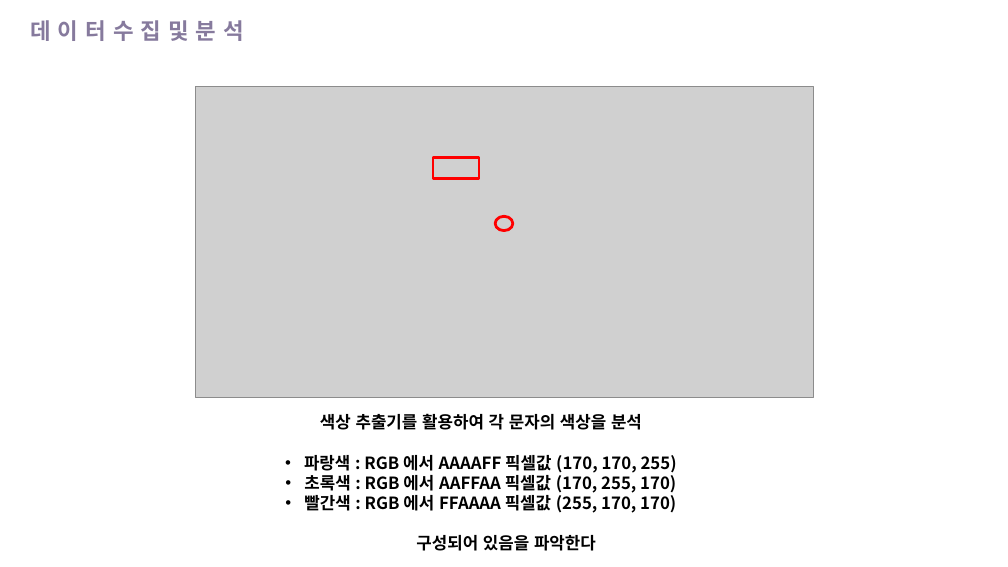
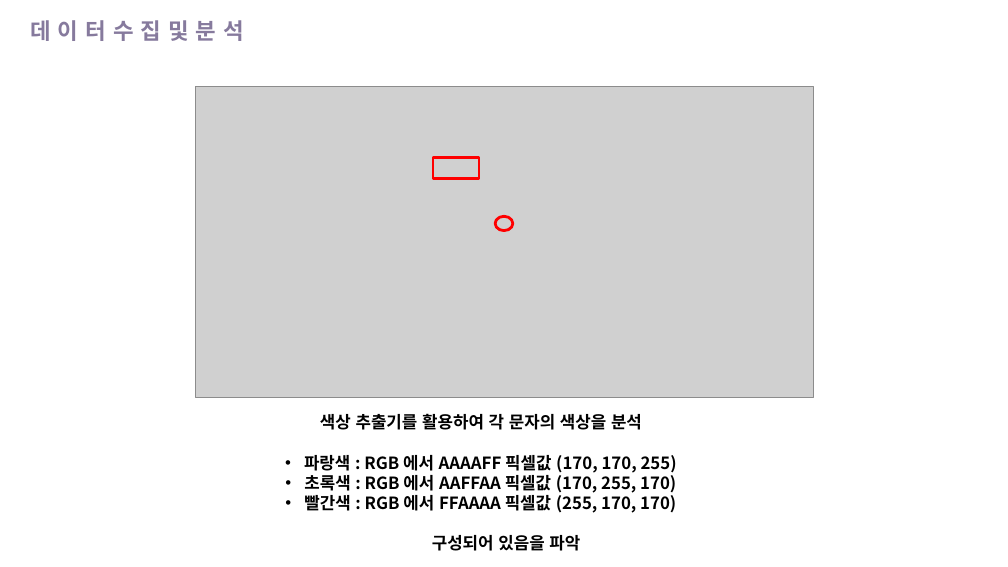
Before and after one commit to hanYijin/portfolio_2021, a slide deck: slide 5 of python데이터 분석과 이미지처리.pptx. Drawn at 1008x567 pixels with LibreOffice and Linux fonts; fonts in the diff are those of the drawing; grey boxes stand for pictures. Boxes give left, top, right and bottom in pixels: in the first picture for what was removed or moved away, otherwise in the second. Text is boxed around its words. In the diff, an @@ line names an element or a change of style, - is before the commit and + after.

```diff
--- a/python데이터 분석과 이미지처리.pptx
+++ b/python데이터 분석과 이미지처리.pptx
@@ text at bbox=[432, 535, 580, 551]: text changed @@
-구성되어 있음을 파악한다
+구성되어 있음을 파악
```
Also in this commit, not shown: 11 other slides changed, 14 other files.
